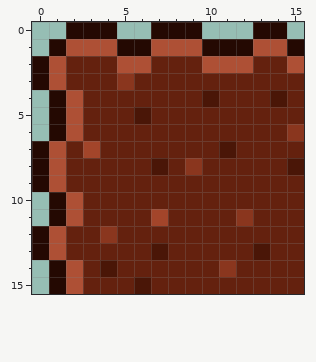
Pixel-art sprite: tiles/dirt/dirt-09.png. The picture above is the old version.
The file is 16x16 pixels.
And afterwards:
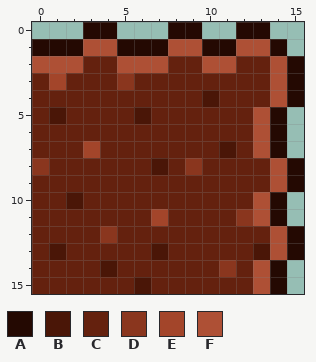
Palette (. is transparent): A #240902  B #4a1607  C #64210e  D #8a361e  E #a3452a  F #ae5035
Edits made:
@@ x 0..15 @@
- 0 ..AAA..AAA...AA.
- 1 .AFFFAAFFFAAAFFA
- 2 AFCCCFFCCCFFFCCF
- 3 AFCCCDCCCCCCCCCC
- 4 .AFCCCCCCCBCCCBC
- 5 .AFCCCBCCCCCCCCC
- 6 .AFCCCCCCCCCCCCD
- 7 AFCECCCCCCCBCCCC
- 8 AFCCCCCBCDCCCCCB
- 9 AFCCCCCCCCCCCCCC
-10 .AFCCCCCCCCCCCCC
-11 .AFCCCCECCCCDCCC
-12 AFCCDCCCCCCCCCCC
-13 AFCCCCCBCCCCCBCC
-14 .AFCBCCCCCCDCCCC
-15 .AFCCCBCCCCCCCCC
+ 0 ...AA...AA..AA..
+ 1 AAAFFAAAFFAAFFA.
+ 2 FFFCCFFFCCFFCCFA
+ 3 CECCCDCCCCCCCCFA
+ 4 CCCCCCCCCCBCCCFA
+ 5 CBCCCCBCCCCCCFA.
+ 6 CCCCCCCCCCCCCFA.
+ 7 CCCECCCCCCCBCFA.
+ 8 DCCCCCCBCDCCCCFA
+ 9 CCCCCCCCCCCCCCFA
+10 CCBCCCCCCCCCCFA.
+11 CCCCCCCECCCCDFA.
+12 CCCCDCCCCCCCCCFA
+13 CBCCCCCBCCCCCBFA
+14 CCCCBCCCCCCDCFA.
+15 CCCCCCBCCCCCCFA.
Boxes around the changes in both pictures, in picture pixels (x1, y1, x2, y2):
changed: (32, 22, 83, 294)
changed: (151, 22, 168, 73)
changed: (236, 22, 304, 294)
